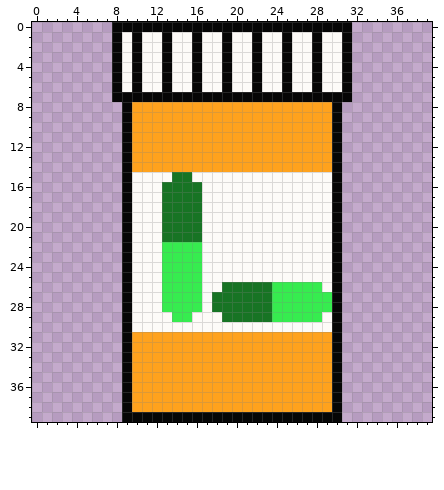
Pixel-art sprite: trunk/Art/Sprites/Items/bloodthinners.png. The first picture shows the starting point.
The file is 40x40 pixels. Colours within 5 levels of each other are drawn and written as one.
After the commit:
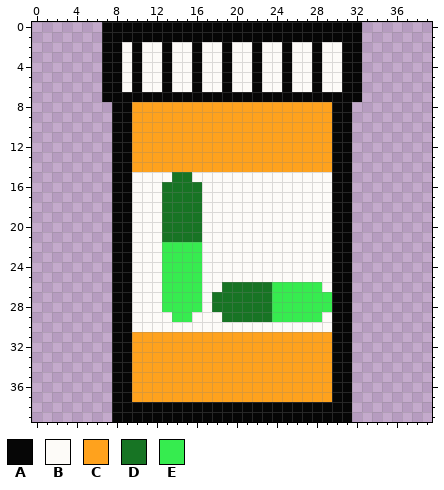
Palette (. is transparent): A #060606  B #fdfbf8  C #ffa21d  D #177424  E #36ec4f
Edits made:
Colour A now appears in rows 0 to 7 at x 7 and 32; in rows 8 to 39 at x 8 and 31.
The author changed colour B to colour A in row 1 at x 9, 11 to 12, 14 to 15, 17 to 18, 20 to 21, 23 to 24, 26 to 27 and 29 to 30.
The author changed colour C to colour A in row 38 at x 10 to 29.
Where, in picture pixels (left, top, right, bottom), the same in both pictures:
changed: (102, 22, 362, 422)
